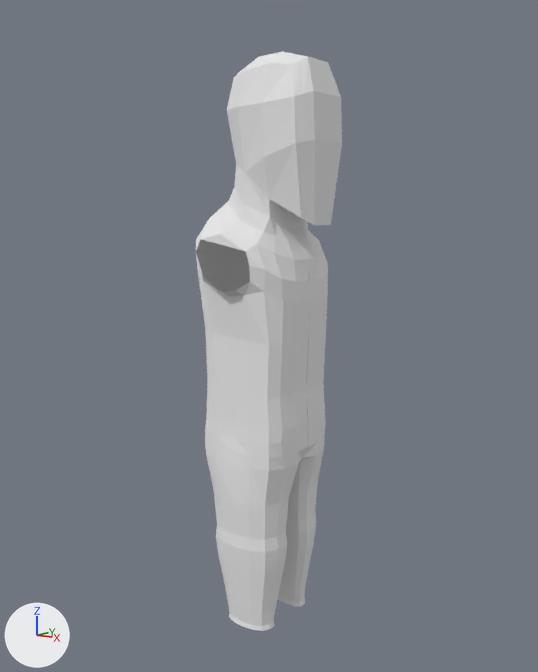
Before and after pictures for a commit that changed the Blender file PS1_Model/ps1_model.blend.
The view is the same before and after, from a camera (50 mm lens) standing at (6.33, -5.09, 5.1) and looking at (0.9, 2.14, 3.6). Lighting does not change. The marker at lower left points along +X, +Y and +Z.
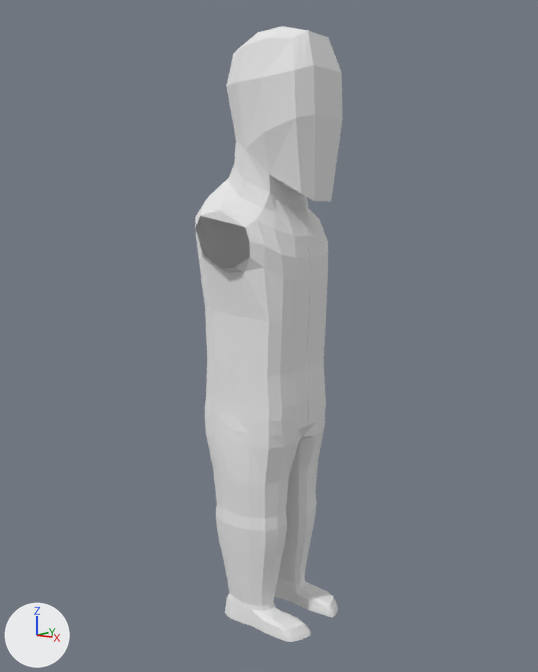
Where the change shows, as pixel boxes (x1, y1, x2, y2) in the pictures (538 x 672 px):
'Cube', reshaped, moved (6% taller): before (196, 52, 342, 631); after (195, 26, 343, 642)
part 1 of me_cube, built on: before (228, 595, 305, 629); after (225, 577, 338, 642)

The change, as a diff of the scene's bpy script:
```diff
--- a/PS1_Model/ps1_model.blend.py
+++ b/PS1_Model/ps1_model.blend.py
@@ me_cube @@
 # used by ob_cube; location = (0.93, 2.17, 5.73); scale = (0.778, 0.778, 0.778)
-me_cube.from_pydata(...)  # 301 vertices, 273 faces; spans x -0.93..1.0, y 0.0..1.09, z -7.41..1.46
+me_cube.from_pydata(...)  # 401 vertices, 374 faces; spans x -0.93..1.0, y 0.0..1.09, z -7.68..1.46
+# me_cube part 1
+# 7 vertices are removed from x -0.5..0.32, y 0.3..0.62, z -7.4..-7.38
+# 12 faces are deleted
+# 1 vertex moves from x 0.25, y 0.31, z -7.4 to x 0.26, y 0.31, z -7.4
+# 91 vertices are added at x -0.55..1.0, y 0.26..0.73, z -7.68..-7.31
+# 11 new vertices lie (0.23, 0.0, 0.0) away from vertices in x -0.33..0.75, y 0.28..0.72, z -7.68
+# 5 new vertices lie (0.0, 0.1, 0.0) away from vertices in x -0.55..0.65, y 0.44..0.54, z -7.68..-7.4
+# 113 new faces join them
 me_cube.materials.append(mat_material)
@@ ob_cube @@
 ob_cube = bpy.data.objects.new('Cube', me_cube)
-ob_cube.location = (0.93, 2.17, 5.73)
+ob_cube.location = (0.93, 2.17, 6.0)
 ob_cube.scale = (0.778, 0.778, 0.778)
```
